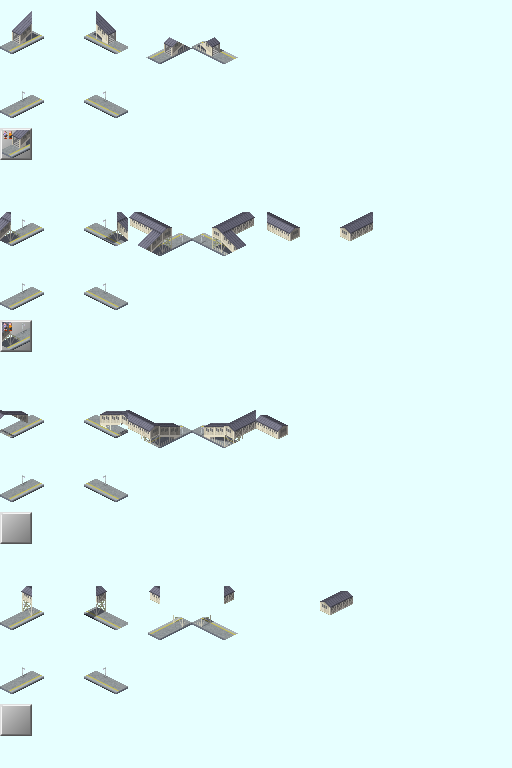
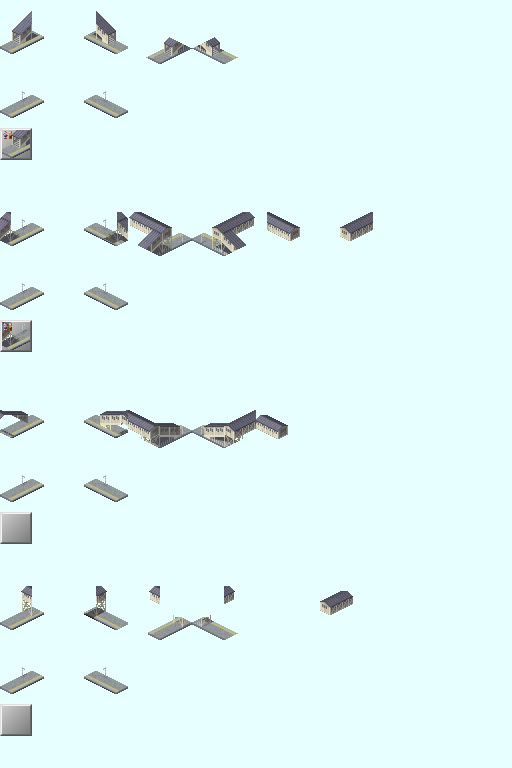
Comparing the layer stacks of the two w=512, h=768 images. Changes:
removed group "Front_2" (14 layers) over [192, 41, 206, 48]
removed group "Front_1" (8 layers) over [192, 41, 206, 48]
removed layer "貼り付けられたレイヤー #3" from group "Front_1" over [192, 41, 206, 48]
removed layer "貼り付けられたレイヤー #19" from group "Front_1" over [192, 41, 206, 48]
removed group "Icons" (4 layers) over [192, 41, 206, 48]
removed layer "Ic:Front" from group "Icons" over [192, 41, 206, 48]
renamed "背景" to "YIC_Cross_FootBridge.png", painted on it over [192, 41, 206, 48]
